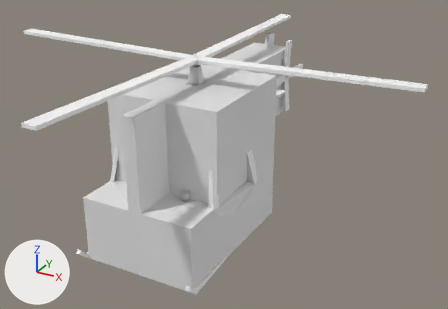
What one commit did to the glTF model build/assets/heli.glb.
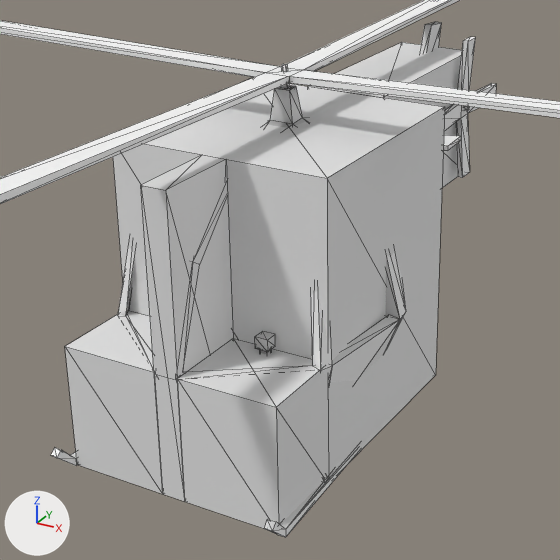
There are two pictures of each version: one whole from a 50 mm camera at (2.76, -4.35, 2.37) aimed at (0.24, 0.24, 0.08), one close up on the part from 11% to 75% of the width and 7% to 99% of the height. The axes (+X, +Y, +Z) are drawn at lower left. The lights are the same throughout. The close-ups show mesh edges as thin lines. Where no turn or scale is listed for an object, it has been applied to the vertices.

The older version as bpy lines, for what is in view:
```python
me_cube_003 = bpy.data.meshes.new('Cube.003')
me_cube_003.from_pydata(...)  # a box spanning x -0.237..0.237, y -0.207..0.207, z -0.3..0.3
me_cube_004 = bpy.data.meshes.new('Cube.004')
me_cube_004.from_pydata(...)  # a box spanning x -0.237..0.237, y -0.207..0.207, z -0.3..0.3
me_cube_007 = bpy.data.meshes.new('Cube.007')
me_cube_007.from_pydata(...)  # 8 vertices, 12 faces; spans x -0.081..0.095, y -0.031..0.507, z -0.182..0.194
me_cube_007.materials.append(mat_heli)  # picture img_heli
ob_cube_005 = bpy.data.objects.new('Cube.005', me_cube_003)
ob_cube_005.location = (0.296, -0.621, -0.373)
ob_cube_008 = bpy.data.objects.new('Cube.008', me_cube_004)
ob_cube_008.location = (-0.296, -0.621, -0.373)
ob_door_l = bpy.data.objects.new('door_L', me_cube_007)
ob_door_l.location = (0.514, -0.388, -0.261)
# also in view: 'Cube' at (0.0, 0.42, 0.17); 'Cube.006' at (0.0, 0.15, 0.04); 'Cube.001' at (0.0, -0.62, 0.04); 'Cube.004' at (0.0, 0.15, 0.98); 'Cube.002' at (0.25, 1.6, 0.47)
```
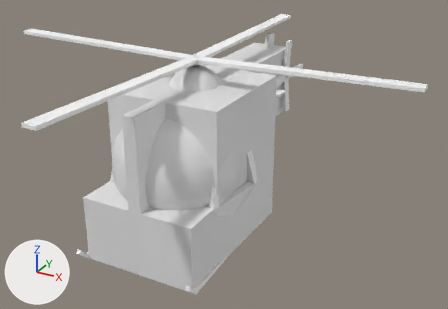
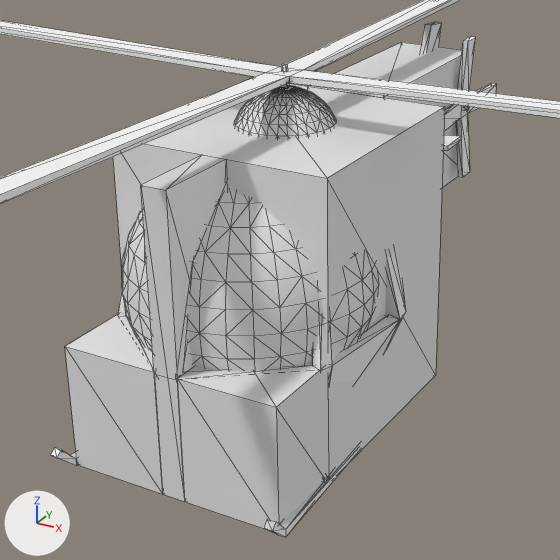
Diff of the bpy script that builds the scene:
```diff
--- a/build/assets/heli.glb.py
+++ b/build/assets/heli.glb.py
@@ me_sphere_009 @@
+me_sphere_009.from_pydata(...)  # a UV sphere (32 segments, 16 rings, poles along z) spanning x -0.248..0.248, y -0.248..0.248, z -0.248..0.248
@@ me_sphere_006 @@
+me_sphere_006.from_pydata(...)  # a UV sphere (32 segments, 16 rings, poles along z) spanning x -0.575..0.575, y -0.575..0.575, z -0.575..0.575
@@ ob_sphere_005 @@
+ob_sphere_005 = bpy.data.objects.new('Sphere.005', me_sphere_009)
+ob_sphere_005.location = (0.0, 0.152, 0.658)
@@ ob_sphere_007 @@
+ob_sphere_007 = bpy.data.objects.new('Sphere.007', me_sphere_006)
+ob_sphere_007.location = (0.0, -0.17, 0.107)
```

Boxes (x1, y1, x2, y2) around the edits, measured in the close-ups (560 x 560 px):
'Sphere.007', added: after (122, 189, 378, 371)
'Sphere.005', added: after (234, 87, 336, 137)
